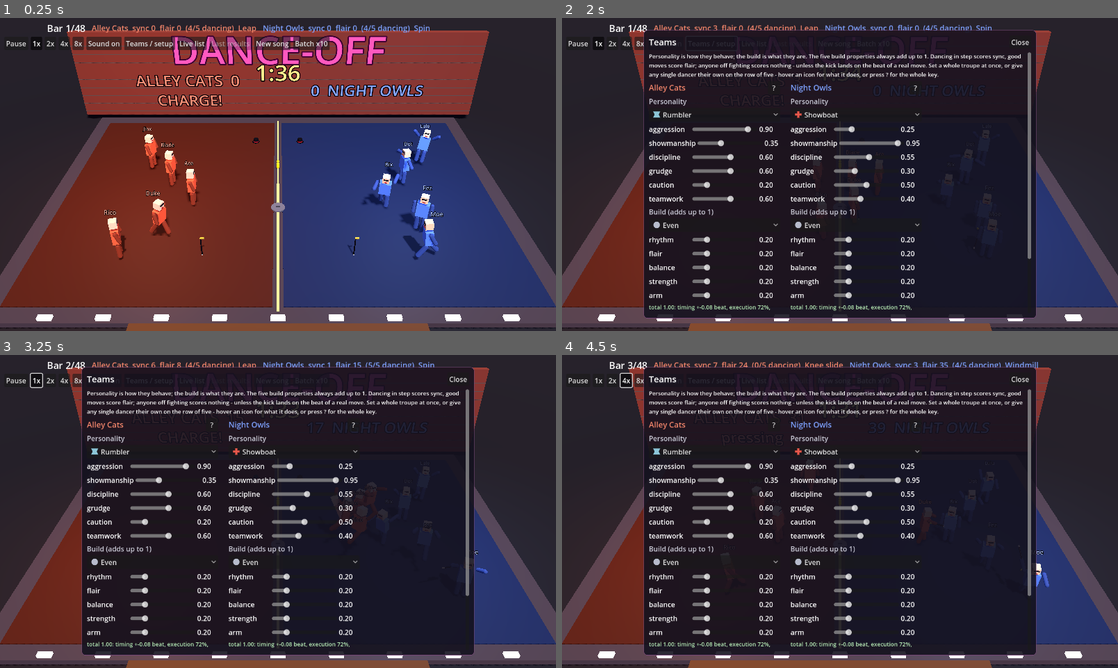
Above: before the commit, frames 1-4 (two rows, left to right).
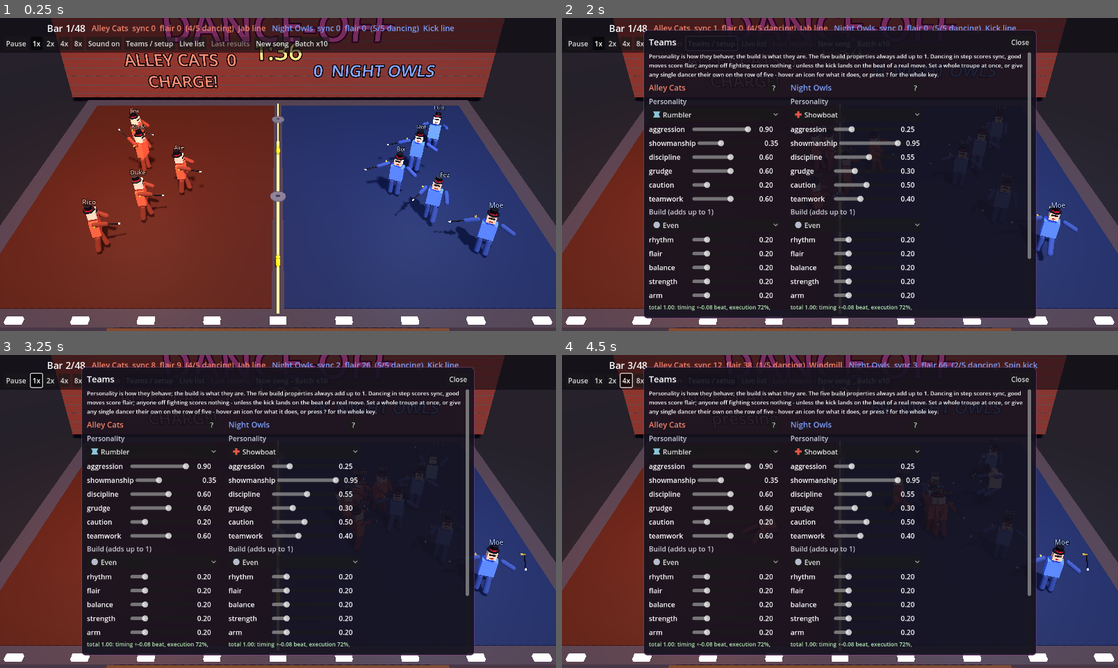
Above: after the commit, the same moments.

Repository: nathandunn/danceoff-bots
Game: Godot game, scene res://scenes/Main.tscn
Same seed, same stepped clock (60 frames per second), same inputs: the game is played once before the commit and once after it.
Inputs:
- Up to frame 1 (0.25 s): no input
- Up to frame 2 (2 s): click "Teams / setup" at 0.5 s; click "New song" at 1.25 s
- Up to frame 3 (3.25 s): click "New song" at 2 s; click "1x" at 2.75 s
- Up to frame 4 (4.5 s): click "2x" at 3.5 s; click "4x" at 4.25 s

The runs differ from the first frame. In frame 1, 35% of the frame differs, in the area x 0-100%, y 0-100%; in frame 2, 14%; in frame 3, 14%; in frame 4, 14%.

Commit message:
Hats and canes for all; danced kicks, jabs and spin kicks; hurt slows and bloodies noses; fit-all camera
Co-Authored-By: Claude Opus 5.5 <noreply@anthropic.com>
Claude-Session: https://claude.ai/code/session_01G4wX8KutpHNXMT9rpyt35H

Diff:
--- a/scripts/camera_rig.gd
+++ b/scripts/camera_rig.gd
@@ -13,8 +13,9 @@
 var _pinch_d := 0.0
 # optional focus (the winners' celebration): the rig glides to the point and the
 # auto-zoom tightens; a user who is dragging or pinching keeps their own zoom
-var _focus := Vector3(0, 1.0, 0)
-var _focus_target := Vector3(0, 1.0, 0)
+var home := Vector3(0, 1.0, 1.0)   # where the view rests: the middle of the dancers
+var _focus := Vector3(0, 1.0, 1.0)
+var _focus_target := Vector3(0, 1.0, 1.0)
 var _focus_dist := -1.0
 var _rest_dist := 27.0  # the zoom the user last chose; the view returns to it after a celebration
 
@@ -49,13 +50,55 @@
 
 
 func clear_focus() -> void:
-	_focus_target = Vector3(0, 1.0, 0)
+	_focus_target = home
 	_focus_dist = _rest_dist if absf(dist - _rest_dist) > 0.5 else -1.0
+
+
+## Pull back (or in) until every point sits inside `free`, a rectangle in fractions of the screen
+## (0..1 each way): the part the HUD leaves clear. A binary search on the distance.
+func fit(points: Array, free: Rect2, loose_points: Array = [], loose := Rect2(0.02, 0.02, 0.96, 0.96)) -> void:
+	if _cam == null or not is_inside_tree():
+		return
+	var vp := get_viewport().get_visible_rect().size
+	if vp.x <= 0.0 or vp.y <= 0.0:
+		return
+	_focus = home
+	_focus_target = home
+	var lo := 6.0
+	var hi := 90.0
+	for i in 20:
+		dist = (lo + hi) * 0.5
+		_apply()
+		var ok := true
+		for pt in points:
+			var p3: Vector3 = pt
+			if _cam.is_position_behind(p3):
+				ok = false
+				break
+			var s := _cam.unproject_position(p3) / vp
+			if not free.has_point(s):
+				ok = false
+				break
+		if ok:
+			for pt in loose_points:
+				var q3: Vector3 = pt
+				if _cam.is_position_behind(q3) or not loose.has_point(_cam.unproject_position(q3) / vp):
+					ok = false
+					break
+		if ok:
+			hi = dist
+		else:
+			lo = dist
+	dist = hi
+	_rest_dist = dist
+	_focus_dist = -1.0
+	idle = 0.0
+	_apply()
 
 
 func _apply() -> void:
 	pitch = clampf(pitch, 0.15, 1.45)
-	dist = clampf(dist, 10.0, 70.0)
+	dist = clampf(dist, 6.0, 90.0)
 	var p := Vector3(sin(yaw) * cos(pitch), sin(pitch), cos(yaw) * cos(pitch)) * dist
 	_cam.position = _focus + p
 	_cam.look_at(_focus, Vector3.UP)
--- a/scripts/dancer.gd
+++ b/scripts/dancer.gd
@@ -25,7 +25,7 @@
 const THROW_MIN := 2.5
 const THROW_MAX := 12.0
 const PICKUP_RANGE := 0.8
-const STRIKE_REACH := {"kick": 1.7, "swing": 1.9}
+const STRIKE_REACH := {"kick": 1.7, "swing": 1.9, "punch": 1.4}
 const STRIKE_PTS := 5.0
 const FOV_COS := -0.09
 const TIMING_TOL := 0.12
@@ -123,6 +123,11 @@
 var leg_l: Node3D
 var leg_r: Node3D
 var hat_anchor: Node3D
+var hat: Prop = null            # on his head; the cane (or whatever he picked up) is `held`
+var hurt := 0.0                 # 0 fresh .. hurt_max: slows him down and roughens his timing
+var _trickle: MeshInstance3D = null
+var _drip: CPUParticles3D = null
+var _blood_mat: StandardMaterial3D
 var hand_anchor: Node3D
 var label: Label3D
 var _mat: StandardMaterial3D
@@ -200,6 +205,33 @@
 	var lip := StandardMaterial3D.new()
 	lip.albedo_color = Color(0.6, 0.15, 0.15)
 	_part(_box(Vector3(0.12, 0.03, 0.03)), Vector3(0, 1.58, -0.16), lip)
+	# the nosebleed: a trickle down the face that lengthens with the damage, and drops off the chin
+	_blood_mat = StandardMaterial3D.new()
+	_blood_mat.albedo_color = Color(0.62, 0.02, 0.03)
+	_blood_mat.emission_enabled = true
+	_blood_mat.emission = Color(0.3, 0.0, 0.0)
+	if manager == null or not manager.headless:
+		_trickle = _part(_box(Vector3(0.05, 0.14, 0.02)), Vector3(0, 1.55, -0.163), _blood_mat)
+		_trickle.visible = false
+		_drip = CPUParticles3D.new()
+		_drip.amount = 18
+		_drip.lifetime = 0.7
+		_drip.local_coords = false
+		_drip.direction = Vector3(0, -1, -0.4)
+		_drip.spread = 12.0
+		_drip.initial_velocity_min = 0.4
+		_drip.initial_velocity_max = 1.1
+		_drip.gravity = Vector3(0, -9.8, 0)
+		var dm := SphereMesh.new()
+		dm.radius = 0.025
+		dm.height = 0.05
+		dm.radial_segments = 6
+		dm.rings = 3
+		_drip.mesh = dm
+		_drip.material_override = _blood_mat
+		_drip.position = Vector3(0, 1.6, -0.17)
+		body_root.add_child(_drip)
+		_drip.emitting = false
 	arm_l = _limb(Vector3(-0.35, 1.45, 0), 0.08, 0.56, 0.25)
 	arm_r = _limb(Vector3(0.35, 1.45, 0), 0.08, 0.56, 0.25)
 	leg_l = _limb(Vector3(-0.14, 0.8, 0), 0.1, 0.72, 0.4)
@@ -296,6 +328,11 @@
 		return
 	if held != null and is_instance_valid(held):
 		held.global_transform = _hold_transform()
+	if hat != null and is_instance_valid(hat):
+		hat.global_transform = hat_anchor.global_transform
+	if manager.running and hurt > 0.0:
+		hurt = maxf(hurt - Tune.v("hurt_heal") * delta, 0.0)
+	_update_blood()
 	if ragdoll != null:
 		_follow_ragdoll()
 		_down -= delta
@@ -343,6 +380,7 @@
 
 
 func _move() -> void:
+	velocity *= 1.0 - hurt   # a battered dancer is a slower one
 	move_and_slide()
 	global_position = Stage.clamp_in(global_position, 0.4)
 
@@ -392,12 +430,12 @@
 			best = "throw"
 			best_s = float(th[1])
 			best_target = th[0]
-	else:
-		var fc := _fetch_choice()
-		if fc.size() == 2 and float(fc[1]) > best_s:
-			best = "fetch"
-			best_s = float(fc[1])
-			best_prop = fc[0]
+	# a hat for his head if he has lost his, something for his hand if it is empty
+	var fc := _fetch_choice()
+	if fc.size() == 2 and float(fc[1]) > best_s:
+		best = "fetch"
+		best_s = float(fc[1])
+		best_prop = fc[0]
 	_set_action(best, best_target, best_prop)
 
 
@@ -528,6 +566,11 @@
 	var best_s := -INF
 	for p: Prop in manager.props:
 		if not p.is_available():
+			continue
+		if p.kind == Prop.Kind.HAT:
+			if hat != null:
+				continue
+		elif held != null:
 			continue
 		if p.claimed_by != null and p.claimed_by != self and is_instance_valid(p.claimed_by):
 			continue
@@ -665,7 +708,7 @@
 	# a dancer who stopped mid-phrase may pick the call up again at the next bar
 	if not joined and dancing and b % Moves.BLOCK == 0 and b % Moves.PHRASE != 0 and Tune.v("rejoin_beats") <= 4.0:
 		joined = true
-	tempo_err = tempo_err * 0.7 + rng.randfn(0.0, timing_sigma)
+	tempo_err = tempo_err * 0.7 + rng.randfn(0.0, timing_sigma * (1.0 + Tune.v("hurt_sloppy") * hurt))
 	in_sync = false
 	if dancing and joined:
 		stats["dance_beats"] += 1.0
@@ -699,9 +742,13 @@
 		if recent_moves[i] == move:
 			repeats += 1
 	q *= maxf(1.0 - 0.2 * float(repeats), 0.4)
+	# a hat to tip and a cane to twirl: hand work, so arm sets how much each adds
+	var kit := 0.0
+	if hat != null:
+		kit += 0.15
 	if held != null and held.is_dance_prop():
-		# twirling a cane or tipping a hat is hand work: arm sets how much the prop adds
-		q *= 1.0 + 0.35 * clampf(arm_skill, 0.0, 1.5)
+		kit += 0.2
+	q *= 1.0 + kit * clampf(arm_skill, 0.0, 1.5)
 	if String(Moves.BOOK[move]["prop"]) == "cane" and (held == null or held.kind != Prop.Kind.CANE):
 		q *= 0.6
 	if Moves.ARM_MOVES.has(move):
@@ -848,7 +895,10 @@
 	if to.length() <= PICKUP_RANGE:
 		var p := claim
 		p.take(self)
-		held = p
+		if p.kind == Prop.Kind.HAT and hat == null:
+			hat = p
+		else:
+			held = p
 		claim = null
 		stats["pickups"] += 1.0
 		_set_action("dance", null, null)
@@ -959,6 +1009,9 @@
 	block_ok = false
 	stats["hits_taken"] += 1.0
 	flash(Color(1, 1, 1))
+	# every hit tells: he slows, goes ragged on the beat, and his nose goes
+	hurt = minf(hurt + Tune.v("hurt_hit"), Tune.v("hurt_max"))
+	_gush()
 	var kd := Tune.v("kd_base") + 0.35 * (power - balance_skill)
 	kd = clampf(kd, 0.08, 0.92)
 	if now - _got_up_at < GETUP_GRACE:
@@ -985,6 +1038,10 @@
 		var h := held
 		held = null
 		h.drop(_hold_transform().origin, flat * 2.0 + Vector3(0, 2.5, 0))
+	if hat != null:
+		var hh := hat
+		hat = null
+		hh.drop(hat_anchor.global_position, flat * 1.5 + Vector3(0, 3.0, 0))
 	if claim != null and is_instance_valid(claim) and claim.claimed_by == self:
 		claim.claimed_by = null
 	claim = null
@@ -1003,6 +1060,50 @@
 	if ragdoll != null:
 		ragdoll.shove(flat * (16.0 + 10.0 * clampf(power, 0.0, 1.5)) + Vector3(0, 6.0 + rng.randf() * 3.0, 0))
 	_stars(global_position + Vector3(0, 1.5, 0))
+
+
+## The nosebleed follows the damage: the trickle lengthens with it and drips while it is bad.
+func _update_blood() -> void:
+	if _trickle == null:
+		return
+	var bleeding := hurt > 0.02
+	_trickle.visible = bleeding
+	if bleeding:
+		var k := clampf(hurt / 0.3, 0.35, 1.6)
+		_trickle.scale = Vector3(1.0, k, 1.0)
+		_trickle.position.y = 1.62 - 0.07 * k
+	if _drip != null:
+		_drip.emitting = hurt > 0.05
+
+
+## A spray from the nose the moment a hit lands.
+func _gush() -> void:
+	if manager == null or manager.world == null or manager.headless or body_root == null:
+		return
+	var p := CPUParticles3D.new()
+	p.emitting = false
+	p.one_shot = true
+	p.amount = 28
+	p.lifetime = 0.9
+	p.explosiveness = 0.85
+	p.direction = facing() + Vector3(0, 0.3, 0)
+	p.spread = 35.0
+	p.initial_velocity_min = 1.5
+	p.initial_velocity_max = 3.5
+	p.gravity = Vector3(0, -9.8, 0)
+	p.scale_amount_min = 0.5
+	p.scale_amount_max = 1.2
+	var m := SphereMesh.new()
+	m.radius = 0.035
+	m.height = 0.07
+	m.radial_segments = 6
+	m.rings = 3
+	p.mesh = m
+	p.material_override = _blood_mat
+	manager.world.add_child(p)
+	p.global_position = body_root.to_global(Vector3(0, 1.62, -0.17))
+	p.emitting = true
+	get_tree().create_timer(1.3).timeout.connect(p.queue_free)
 
 
 func _stars(at: Vector3) -> void:
@@ -1204,6 +1305,9 @@
 	if held != null and is_instance_valid(held):
 		held.holder = null
 	held = null
+	if hat != null and is_instance_valid(hat):
+		hat.holder = null
+	hat = null
 	if ragdoll != null and is_instance_valid(ragdoll):
 		ragdoll.queue_free()
 	ragdoll = null
--- a/scripts/hud.gd
+++ b/scripts/hud.gd
@@ -41,6 +41,8 @@
 var _updating := false
 var _tick := 0.0
 var _root: Control
+var _row2: Control
+var _band_bg: ColorRect
 
 
 func setup(m: MatchManager) -> void:
@@ -52,6 +54,11 @@
 	_root.set_anchors_and_offsets_preset(Control.PRESET_FULL_RECT)
 	_root.mouse_filter = Control.MOUSE_FILTER_IGNORE
 	add_child(_root)
+	_band_bg = ColorRect.new()
+	_band_bg.color = Color(0.03, 0.02, 0.05, 0.55)
+	_band_bg.mouse_filter = Control.MOUSE_FILTER_IGNORE
+	_root.add_child(_band_bg)
+	_root.move_child(_band_bg, 0)
 
 	var margin := MarginContainer.new()
 	margin.set_anchors_and_offsets_preset(Control.PRESET_FULL_RECT)
@@ -84,6 +91,7 @@
 
 	var row2 := HFlowContainer.new()
 	row2.add_theme_constant_override("h_separation", 6)
+	_row2 = row2
 	vbox.add_child(row2)
 	var pause_btn := Button.new()
 	pause_btn.text = "Pause"
@@ -608,6 +616,9 @@
 # ---------------------------------------------------------------- live
 
 func _process(delta: float) -> void:
+	if _band_bg != null and _row2 != null:
+		_band_bg.position = Vector2.ZERO
+		_band_bg.size = Vector2(_root.size.x, _row2.get_global_rect().end.y - _root.get_global_rect().position.y + 6.0)
 	_tick -= delta
 	if _tick > 0.0 or manager == null:
 		return
@@ -729,3 +740,12 @@
 	l.custom_minimum_size.x = minf(820.0, get_viewport().get_visible_rect().size.x - 70.0)
 	results_box.add_child(l)
 	results_overlay.visible = true
+
+
+## How far down the screen (as a fraction of its height) the score line and the button rows reach,
+## so the camera can keep the dancers clear of them. They wrap onto more lines on a narrow screen.
+func top_band_frac() -> float:
+	if _row2 == null or _root == null or _root.size.y <= 0.0:
+		return 0.15
+	var y := _row2.get_global_rect().end.y - _root.get_global_rect().position.y
+	return clampf(y / _root.size.y, 0.0, 0.5)
--- a/scripts/main.gd
+++ b/scripts/main.gd
@@ -88,8 +88,8 @@
 	_setup_ui_scale()
 	cam = CameraRig.new()
 	add_child(cam)
-	_frame_stage()
-	get_tree().root.size_changed.connect(_frame_stage)
+	get_tree().root.size_changed.connect(_reframe)
+	_reframe()
 	beat = BeatPlayer.new()
 	beat.manager = manager
 	add_child(beat)
@@ -111,16 +111,39 @@
 	_start_next()
 
 
-## The audience's view: from the bleachers, over the judges, looking up-stage.
+## What the opening view must hold: the box both crews dance in (at their widest, backed off to
+## their back ranks) and the score board on the back wall.
+const FRAME_POINTS := [
+	Vector3(-8.2, 0.0, -3.0), Vector3(8.2, 0.0, -3.0), Vector3(-8.2, 0.0, 5.0), Vector3(8.2, 0.0, 5.0),
+	Vector3(-8.2, 2.4, -3.0), Vector3(8.2, 2.4, -3.0), Vector3(-8.2, 2.4, 5.0), Vector3(8.2, 2.4, 5.0),
+]
+## The board need only be on screen: it may sit behind the dimmed button band.
+const BOARD_POINTS := [
+	Vector3(-6.8, 1.0, -7.8), Vector3(6.8, 1.0, -7.8), Vector3(-6.8, 2.2, -7.8), Vector3(6.8, 2.2, -7.8),
+	Vector3(0.0, 3.3, -7.8),
+]
+
+
+## Frame again once the HUD has laid itself out (its button rows wrap on a narrow screen).
+func _reframe() -> void:
+	await get_tree().process_frame
+	await get_tree().process_frame
+	_frame_stage()
+
+
+## The audience's view, from over the judges, pulled back just far enough that every dancer and the
+## board sit in the part of the screen the buttons leave clear, whatever the window shape.
 func _frame_stage() -> void:
+	if cam == null or cam._cam == null:
+		return
 	var vs := get_viewport().get_visible_rect().size
 	var portrait := vs.y > vs.x
 	cam.yaw = 0.0
-	cam.pitch = 0.9 if portrait else 0.6
-	cam.dist = 30.0 if portrait else 22.0
-	cam._rest_dist = cam.dist
-	if cam._cam != null:
-		cam._cam.keep_aspect = Camera3D.KEEP_WIDTH
+	cam.pitch = 0.95 if portrait else 0.62
+	cam._cam.keep_aspect = Camera3D.KEEP_HEIGHT if portrait else Camera3D.KEEP_WIDTH
+	cam._cam.fov = 50.0 if portrait else 60.0
+	var top := hud.top_band_frac() if hud != null else 0.15
+	cam.fit(FRAME_POINTS, Rect2(0.03, top + 0.02, 0.94, maxf(0.96 - top - 0.02, 0.3)), BOARD_POINTS)
 
 
 func _setup_ui_scale() -> void:
@@ -128,7 +151,11 @@
 	root.content_scale_mode = Window.CONTENT_SCALE_MODE_DISABLED
 	root.content_scale_aspect = Window.CONTENT_SCALE_ASPECT_IGNORE
 	var dpi := DisplayServer.screen_get_dpi()
-	root.content_scale_factor = clampf(float(dpi) / 96.0, 1.0, 3.0)
+	var sc := clampf(float(dpi) / 96.0, 1.0, 3.0)
+	var short := float(mini(DisplayServer.window_get_size().x, DisplayServer.window_get_size().y))
+	if short > 0.0:
+		sc = clampf(minf(sc, short / 400.0), 1.0, 3.0)
+	root.content_scale_factor = sc
 
 
 func set_sim_speed(s: float) -> void:
--- a/scripts/match_manager.gd
+++ b/scripts/match_manager.gd
@@ -19,10 +19,10 @@
 const JUDGING_TIME := 2.5
 const CHEER_TIME := 5.0
 # kind (Prop.Kind), where it starts
+# (everyone starts with a hat and a cane of his own; these are the things lying about to throw)
 const PROP_LAYOUT := [
-	[0, Vector3(-1.2, 0, -4.6)], [0, Vector3(1.2, 0, -4.6)],
-	[1, Vector3(-3.0, 0, 4.2)], [1, Vector3(3.0, 0, 4.2)],
 	[2, Vector3(0, 0, 1.2)], [3, Vector3(0, 0, -2.0)],
+	[2, Vector3(0, 0, -5.2)], [3, Vector3(0, 0, 5.0)],
 ]
 
 var world: Node3D
@@ -107,6 +107,21 @@
 		p.position = p.home + Vector3(0, 0.3, 0)
 		world.add_child(p)
 		props.append(p)
+	# everyone starts dressed for it: a hat on his head and a cane in his hand
+	for d in dancers:
+		for k in [Prop.Kind.HAT, Prop.Kind.CANE]:
+			var kp := Prop.new()
+			kp.kind = k
+			kp.manager = self
+			kp.home = d.position
+			kp.position = d.position + Vector3(0, 1.2, 0)
+			world.add_child(kp)
+			props.append(kp)
+			kp.take(d)
+			if k == Prop.Kind.HAT:
+				d.hat = kp
+			else:
+				d.held = kp
 	elapsed = 0.0
 	beat_f = 0.0
 	beat_i = -1
@@ -223,7 +238,7 @@
 	# a charge is danced: the captain calls a move with kicks or swings in it and the crew
 	# takes it straight into the other lot
 	if stance[t] == "charge":
-		var pool: Array[String] = ["kick_line", "kick_line", "windmill", "leap"]
+		var pool: Array[String] = ["kick_line", "kick_line", "jab_line", "jab_line", "spin_kick", "windmill", "leap"]
 		return pool[rng.randi() % pool.size()]
 	var log_t: Array = call_log[t]
 	return Moves.choose(rng, cap.showmanship, cap.aggression, near, canes - 1, log_t.slice(-2))
--- a/scripts/moves.gd
+++ b/scripts/moves.gd
@@ -11,7 +11,7 @@
 const FUMBLE := [0.0, 0.04, 0.12, 0.26]    # fumble chance per block, times the build's factor
 
 # moves whose execution depends on the arms (PlayerBuild arm)
-const ARM_MOVES: Array[String] = ["clap_snap", "shimmy", "spin", "jazz_hands", "windmill", "cane_twirl"]
+const ARM_MOVES: Array[String] = ["clap_snap", "shimmy", "spin", "jazz_hands", "windmill", "cane_twirl", "jab_line"]
 
 const BOOK := {
 	"step_touch": {"label": "Step-touch", "beats": 4, "tier": 1, "strikes": [], "strike": "", "prop": ""},
@@ -25,10 +25,13 @@
 	"leap": {"label": "Leap", "beats": 4, "tier": 3, "strikes": [2], "strike": "kick", "prop": ""},
 	"windmill": {"label": "Windmill", "beats": 8, "tier": 3, "strikes": [2, 6], "strike": "swing", "prop": ""},
 	"cane_twirl": {"label": "Cane twirl", "beats": 8, "tier": 3, "strikes": [4], "strike": "swing", "prop": "cane"},
+	# fighting that is dancing: a whole crew throwing these together, on the beat, is a routine
+	"spin_kick": {"label": "Spin kick", "beats": 4, "tier": 3, "strikes": [2], "strike": "kick", "prop": ""},
+	"jab_line": {"label": "Jab line", "beats": 8, "tier": 2, "strikes": [1, 3, 5, 7], "strike": "punch", "prop": ""},
 }
 
 const NAMES: Array[String] = ["step_touch", "clap_snap", "shimmy", "spin", "kick_line", "jazz_hands",
-	"grapevine", "knee_slide", "leap", "windmill", "cane_twirl"]
+	"grapevine", "knee_slide", "leap", "windmill", "cane_twirl", "spin_kick", "jab_line"]
 
 
 static func tier(m: String) -> int:
@@ -180,6 +183,33 @@
 			p["leg_l"] = Vector3(maxf(sin(t * PI), 0.0) * 0.5, 0, 0)
 			p["leg_r"] = Vector3(maxf(-sin(t * PI), 0.0) * 0.5, 0, 0)
 			p["bob"] = pulse * 0.07
+		"spin_kick":
+			# wind up, whip round a full turn so the leg comes out on beat 2 facing the way he
+			# started, then land
+			var u2 := clampf((t - 0.5) / 1.5, 0.0, 1.0)
+			var e2 := u2 * u2 * (3.0 - 2.0 * u2)
+			p["yaw"] = -TAU * e2
+			var ext := clampf(1.0 - absf(t - 2.0) / 0.6, 0.0, 1.0)
+			p["leg_r"] = Vector3(ext * 1.55, 0, ext * 0.35)
+			p["leg_l"] = Vector3(-0.1 * ext, 0, 0)
+			p["arm_l"] = Vector3(0.9, 0, -1.0 - 0.3 * ext)
+			p["arm_r"] = Vector3(0.9, 0, 1.0 + 0.3 * ext)
+			p["tilt"] = -0.25 * ext
+			p["bob"] = 0.15 * sin(e2 * PI)
+		"jab_line":
+			# fists up by the chin; one arm snaps straight out, landing on the beat, left then right
+			var f3 := t - floorf(t)
+			var jab := 0.5 + 0.5 * cos(TAU * f3)
+			var right3 := int(round(t)) % 2 == 1
+			var jr := jab if right3 else 0.0
+			var jl := 0.0 if right3 else jab
+			p["arm_r"] = Vector3(lerpf(1.15, 1.65, jr), 0, lerpf(-0.35, 0.0, jr))
+			p["arm_l"] = Vector3(lerpf(1.15, 1.65, jl), 0, lerpf(0.35, 0.0, jl))
+			p["yaw"] = 0.25 * (jr - jl)
+			p["lean"] = 0.12 * jab
+			p["bob"] = absf(sin(t * PI)) * 0.06
+			p["leg_l"] = Vector3(0.25, 0, 0)
+			p["leg_r"] = Vector3(-0.15, 0, 0)
 		_:
 			# waiting for the next phrase: a bounce on the spot
 			p["bob"] = pulse * 0.03
--- a/scripts/personality.gd
+++ b/scripts/personality.gd
@@ -20,7 +20,7 @@
 	"Rumbler":    {"aggression": 0.90, "showmanship": 0.35, "discipline": 0.60, "grudge": 0.60, "caution": 0.20, "teamwork": 0.60},
 	"Hothead":    {"aggression": 0.60, "showmanship": 0.55, "discipline": 0.40, "grudge": 0.95, "caution": 0.15, "teamwork": 0.30},
 	"Wallflower": {"aggression": 0.05, "showmanship": 0.45, "discipline": 0.80, "grudge": 0.10, "caution": 0.95, "teamwork": 0.30},
-	"Balanced":   {"aggression": 0.50, "showmanship": 0.50, "discipline": 0.50, "grudge": 0.50, "caution": 0.50, "teamwork": 0.50},
+	"Balanced":   {"aggression": 0.50, "showmanship": 0.60, "discipline": 0.60, "grudge": 0.50, "caution": 0.50, "teamwork": 0.50},
 }
 
 var traits: Dictionary = {}
--- a/scripts/tune.gd
+++ b/scripts/tune.gd
@@ -12,7 +12,7 @@
 	"kd_base": 0.38,         # knockdown chance at equal strength and balance
 	"down_mult": 1.0,       # scale on time spent on the floor
 	"rejoin_beats": 4.0,    # a dancer who stopped rejoins at the next phrase (8) or bar (4)
-	"strike_pts": 10.0,      # flair for a dance-strike that lands
+	"strike_pts": 14.0,      # flair for a dance-strike that lands
 	"press_bias": 0.0,      # added to every crew's urge to move up on the other lot
 	"charge_bonus": 0.5,    # extra pull for a hothead to throw a punch at the charge's target too
 	"retort_s": 4.0,        # outside a charge, a dancer only punches someone who hit him this recently
@@ -20,6 +20,10 @@
 	"charge_rest": 1.0,     # phrases a crew dances before it may charge again
 	"charge_speed": 3.2,    # m/s a charging crew travels while still dancing the move
 	"crowd_bonus": 0.1,    # extra flair, at most, for dancing it out to the audience
+	"hurt_hit": 0.12,       # how much slower (and sloppier) each hit taken leaves a dancer
+	"hurt_max": 0.6,        # the most a dancer can be slowed
+	"hurt_heal": 0.006,     # per second he mends
+	"hurt_sloppy": 0.5,     # extra timing wobble per unit of hurt (1 = twice as ragged at full hurt)
 }
 
 static var values := DEFAULTS.duplicate()
Not shown, changed: README.md
Not shown, changed: dist/index.html
Not shown, changed: dist/index.js.gz
Not shown, changed: dist/index.pck.gz
Not shown, changed: dist/index.wasm.gz
